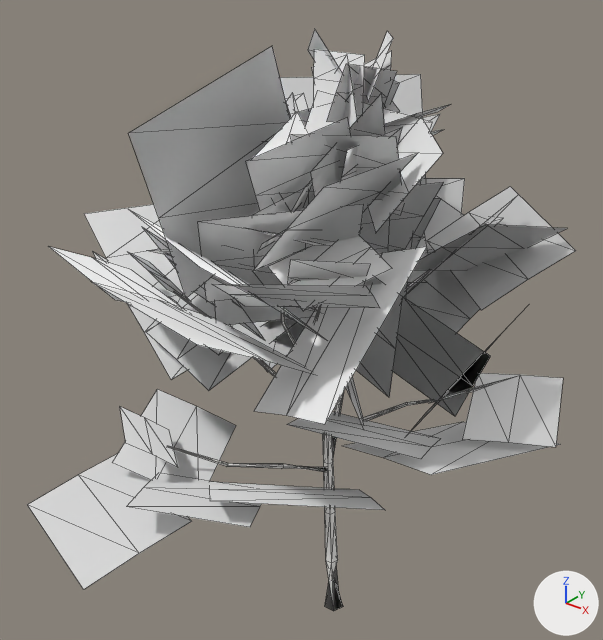
Before and after pictures for a commit that changed the glTF model ocean/swat/assets/environment/hollow_woods/trees/oak_2_lod1.glb.
One viewpoint serves both versions: a 50 mm camera at (18.6, -25.9, 31.4) aimed at (-2.3, 0.3, 15.2). The lights are fixed; the arrows at lower right show +X, +Y and +Z. The older version comes first. Mesh edges are drawn as thin lines. Vertices at exactly the same position are counted once.

Objects in the first picture: 'oak_2_lod1'.
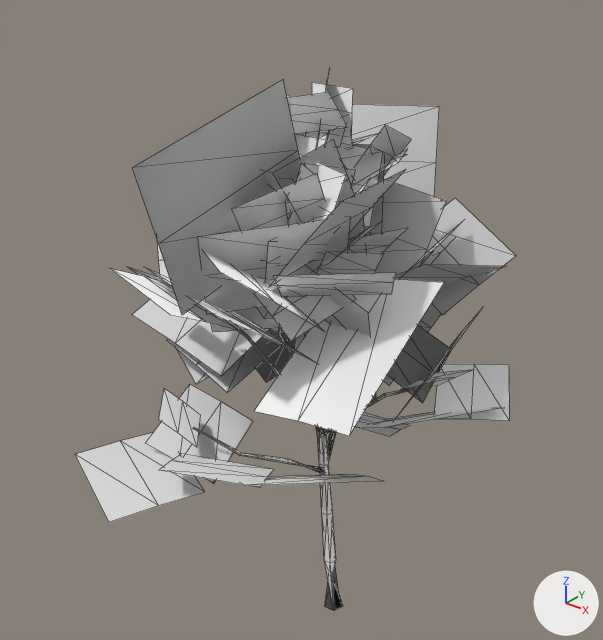
Changed parts and their boxes [x1, y1, x2, y2] in the pictures (603 x 640 px; the box of a moved part takes in the faces that stretch with it):
'oak_2_lod1', reshaped (19% narrower, 7% shorter)
    before: [28, 30, 576, 611]
    after: [75, 69, 516, 611]
part 1 of me_oak_2_lod1, moved or reshaped
    before: [323, 434, 343, 611]
    after: [317, 427, 343, 611]
part 2 of me_oak_2_lod1, moved or reshaped
    before: [171, 447, 328, 472]
    after: [195, 428, 324, 473]
part 3 of me_oak_2_lod1, moved or reshaped
    before: [363, 399, 433, 421]
    after: [322, 389, 407, 436]
part 4 of me_oak_2_lod1, moved or reshaped
    before: [173, 292, 276, 377]
    after: [240, 332, 280, 376]
part 5 of me_oak_2_lod1, moved or reshaped
    before: [281, 313, 296, 345]
    after: [278, 326, 324, 435]
part 6 of me_oak_2_lod1, moved or reshaped
    before: [209, 482, 385, 510]
    after: [241, 474, 383, 485]
part 7 of me_oak_2_lod1, moved or reshaped
    before: [112, 389, 236, 481]
    after: [146, 385, 253, 484]
part 8 of me_oak_2_lod1, moved or reshaped
    before: [127, 474, 261, 527]
    after: [159, 454, 274, 488]
part 9 of me_oak_2_lod1, moved or reshaped
    before: [28, 454, 192, 589]
    after: [75, 433, 205, 522]
part 10 of me_oak_2_lod1, moved or reshaped
    before: [120, 407, 178, 467]
    after: [159, 388, 201, 447]
part 11 of me_oak_2_lod1, moved or reshaped
    before: [406, 196, 480, 333]
    after: [383, 303, 441, 385]
part 12 of me_oak_2_lod1, moved or reshaped
    before: [170, 292, 232, 355]
    after: [132, 300, 269, 376]
part 13 of me_oak_2_lod1, moved or reshaped (mostly hidden afterwards)
    before: [411, 199, 441, 249]
    after: [421, 251, 433, 265]
part 14 of me_oak_2_lod1, moved or reshaped (mostly hidden before)
    before: [415, 178, 422, 186]
    after: [374, 179, 446, 275]
part 15 of me_oak_2_lod1, moved or reshaped (mostly hidden before)
    before: [422, 114, 440, 131]
    after: [354, 144, 385, 235]
part 16 of me_oak_2_lod1, moved or reshaped (mostly hidden afterwards)
    before: [346, 376, 364, 426]
    after: [295, 333, 306, 349]
part 17 of me_oak_2_lod1, moved or reshaped
    before: [343, 422, 560, 475]
    after: [366, 408, 500, 427]
part 18 of me_oak_2_lod1, moved or reshaped
    before: [48, 30, 576, 459]
    after: [111, 69, 516, 460]

What changed in the scene script:
```text
Change me_oak_2_lod1:
    remove me_oak_2_lod1.from_pydata(...)  # 856 vertices, 830 faces; spans x -12.5..9.9, y -12.8..12.7, z -0.1..27.5
    add me_oak_2_lod1.from_pydata(...)  # 856 vertices, 830 faces; spans x -11.0..7.5, y -10.6..13.3, z -0.1..26.1
    me_oak_2_lod1 part 1: the loose piece of 46 vertices spanning x -1.4..0.5, y -0.4..0.7, z -0.1..22.2 is multiplied about its middle by the matrix ((0.962, 0.009, -0.035), (-0.008, 0.963, 0.016), (0.035, -0.016, 0.962)), then moved by (-0.4, 0.2, -0.5)
    me_oak_2_lod1 part 2: the loose piece of 16 vertices spanning x -3.7..-0.5, y -6.9..0.4, z 7.7..11.7 is scaled about its middle by (0.991, 0.776, 1.05), then moved by (-0.3, 0.9, -0.2)
    me_oak_2_lod1 part 3: the loose piece of 16 vertices spanning x -0.9..5.8, y -0.2..0.5, z 9.8..14.5 is multiplied about its middle by the matrix ((0.856, 0.024, -0.091), (-0.011, 0.853, 0.116), (0.093, -0.114, 0.848)), then moved by (-1.2, 0.4, -0.4)
    me_oak_2_lod1 part 4: the loose piece of 16 vertices spanning x -5.6..-0.9, y -4.3..0.5, z 10.9..17.3 is multiplied about its middle by the matrix ((0.846, 0.01, 0.181), (-0.011, 0.865, 0.003), (-0.181, -0.005, 0.846)), then moved by (0.4, 0.5, -0.5)
    me_oak_2_lod1 part 5: the loose piece of 16 vertices spanning x -1.0..0.3, y -4.2..0.5, z 9.8..20.5 is scaled about its middle by (1.27, 0.954, 0.951), then moved by (-0.3, 0.3, -0.7)
    me_oak_2_lod1 part 6: the loose piece of 6 vertices spanning x -2.3..5.7, y -9.1..-1.6, z 9.3..12.5 is multiplied about its middle by the matrix ((0.858, -0.105, -0.044), (0.107, 0.859, 0.02), (0.041, -0.026, 0.865)), then moved by (-0.5, 1.5, -0.3)
    me_oak_2_lod1 part 7: the loose piece of 6 vertices spanning x -7.0..-1.9, y -8.7..-2.6, z 9.7..12.0 is multiplied about its middle by the matrix ((0.86, 0.091, 0.04), (-0.092, 0.861, 0.017), (-0.038, -0.021, 0.865)), then moved by (0.0, 1.4, -0.1)
    me_oak_2_lod1 part 8: the loose piece of 6 vertices spanning x -3.9..2.1, y -10.5..-5.1, z 10.2..11.6 is scaled about its middle by (0.865, 0.839, 1.16), then moved by (-0.6, 1.7, 0.1)
    me_oak_2_lod1 part 9: the loose piece of 6 vertices spanning x -7.3..-0.8, y -12.8..-7.1, z 9.4..10.7 is multiplied about its middle by the matrix ((0.856, 0.106, 0.053), (-0.114, 0.839, 0.171), (-0.031, -0.176, 0.845)), then moved by (-0.5, 2.1, 0.5)
    me_oak_2_lod1 part 10: the loose piece of 6 vertices spanning x -5.7..-2.5, y -9.0..-5.9, z 11.5..13.2 is multiplied about its middle by the matrix ((0.821, 0.194, 0.095), (-0.199, 0.825, 0.033), (-0.085, -0.054, 0.843)), then moved by (-0.3, 2.0, -0.2)
    me_oak_2_lod1 part 11: the loose piece of 6 vertices spanning x -6.1..5.0, y 2.6..10.6, z 12.7..19.2 is multiplied about its middle by the matrix ((0.86, -0.089, -0.049), (0.084, 0.858, -0.086), (0.057, 0.081, 0.86)), then moved by (-1.0, -1.6, -0.7)
    me_oak_2_lod1 part 12: the loose piece of 6 vertices spanning x -11.7..-4.6, y -2.0..5.4, z 13.3..17.9 is scaled about its middle by (0.858, 0.868, 0.876), then moved by (1.4, -1.6, -0.5)
    me_oak_2_lod1 part 13: the loose piece of 6 vertices spanning x -2.4..1.4, y 0.2..5.4, z 16.1..21.2 is multiplied about its middle by the matrix ((0.169, -0.856, 0.031), (0.643, 0.148, 0.572), (-0.566, -0.088, 0.659)), then moved by (-0.3, 1.3, -2.7)
    me_oak_2_lod1 part 14: the loose piece of 6 vertices spanning x -4.6..0.1, y 0.9..6.1, z 18.0..23.8 is multiplied about its middle by the matrix ((0.806, 0.319, 0.035), (-0.309, 0.746, 0.317), (0.087, -0.307, 0.807)), then moved by (1.1, -0.1, -2.0)
    me_oak_2_lod1 part 15: the loose piece of 6 vertices spanning x -5.7..-0.1, y 4.3..10.4, z 17.6..23.4 is multiplied about its middle by the matrix ((0.65, -0.518, 0.237), (0.569, 0.576, -0.302), (0.023, 0.383, 0.774)), then moved by (0.0, -4.5, -0.2)
    me_oak_2_lod1 part 16: the loose piece of 6 vertices spanning x -1.2..3.5, y -4.4..1.3, z 12.8..18.0 is multiplied about its middle by the matrix ((0.851, 0.118, -0.115), (-0.127, 0.855, -0.063), (0.105, 0.079, 0.857)), then moved by (-1.4, 0.4, -1.0)
    me_oak_2_lod1 part 17: the loose piece of 6 vertices spanning x 2.6..9.7, y -4.8..2.6, z 11.6..14.2 is multiplied about its middle by the matrix ((0.844, 0.057, -0.175), (-0.048, 0.861, 0.046), (0.178, -0.035, 0.845)), then moved by (-1.9, 0.5, 0.2)
    me_oak_2_lod1 part 18: 582 of 856 vertices moved; they spanned x -12.5..9.9, y -10.6..12.7, z 8.0..27.5 and now span x -11.0..7.5, y -9.1..13.3, z 7.6..26.1; mean shift (-0.7, 0.3, -1.1); largest move (-1.5, 8.3, 19.2) -> (-4.1, 3.0, 19.2)
    other edits to the shape of me_oak_2_lod1 do not show in these pictures
```
